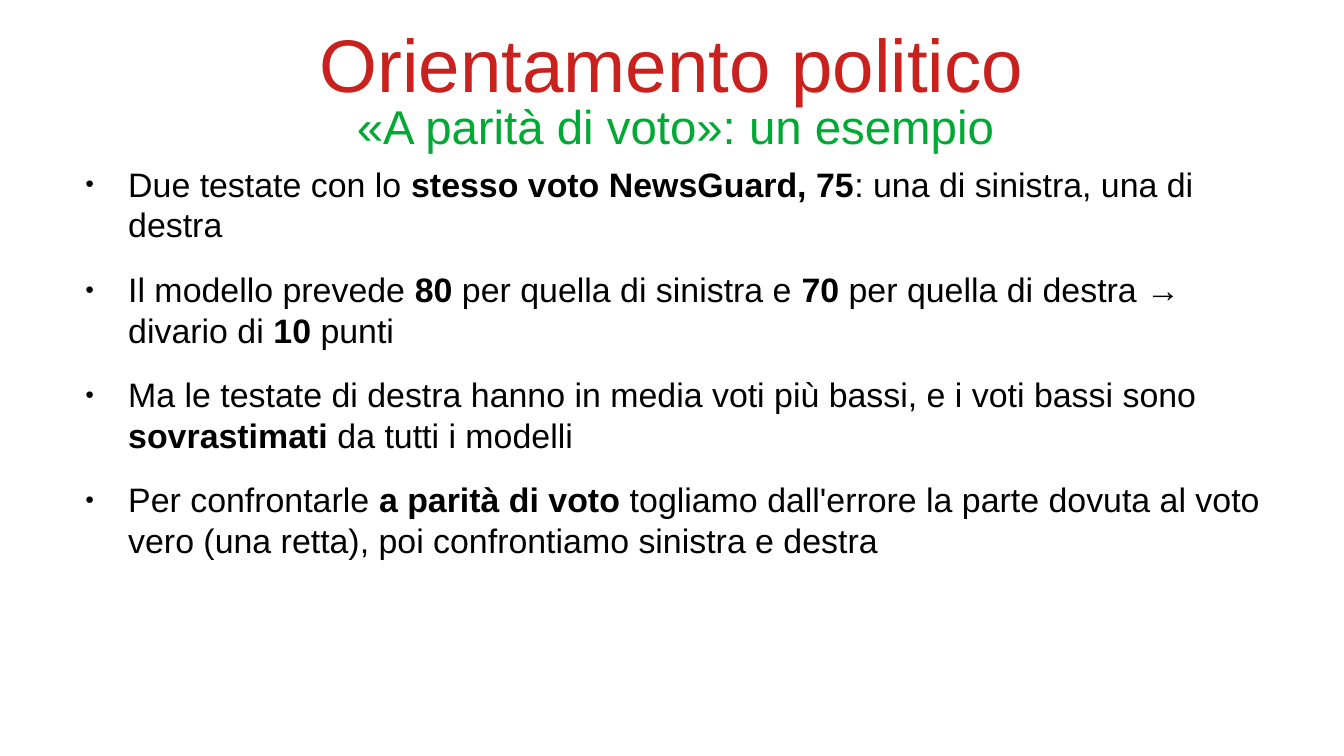
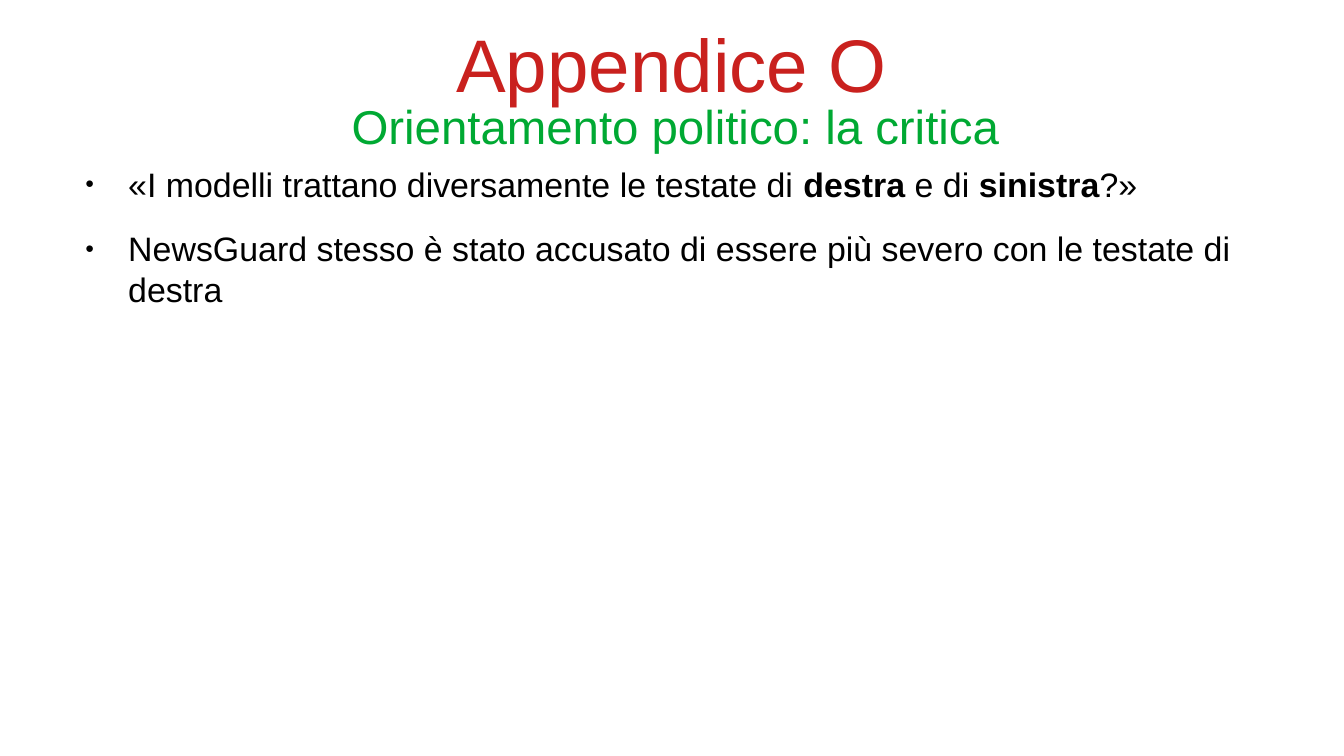
Before and after one commit to bianchi-john/PublisherClassification, a slide deck: slide 52 of Presentazioni/Paper rivista/PaperRivista.odp (slide 21 before the commit). Drawn at 1344x756 pixels with LibreOffice and Linux fonts; fonts in the diff are those of the drawing. Boxes give left, top, right and bottom in pixels: in the first picture for what was removed or moved away, otherwise in the second. Text is boxed around its words. In the diff, an @@ line names an element or a change of style, - is before the commit and + after.

```diff
--- a/Presentazioni/Paper rivista/PaperRivista.odp
+++ b/Presentazioni/Paper rivista/PaperRivista.odp
@@ title added at bbox=[456, 38, 887, 106], 44 pt, text #C9211E @@
+Appendice O
@@ title at bbox=[352, 107, 999, 154]: text changed; size 44 to 28 pt; text colour #C9211E to #00A933 @@
-Orientamento politico
+Orientamento politico: la critica
@@ title removed at bbox=[357, 107, 994, 154] @@
-«A parità di voto»: un esempio
@@ text at bbox=[128, 172, 1230, 303]: text changed @@
-● Due testate con lo stesso voto NewsGuard, 75: una di sinistra, una di destra
-● Il modello prevede 80 per quella di sinistra e 70 per quella di destra → divario di 10 punti
-● Ma le testate di destra hanno in media voti più bassi, e i voti bassi sono sovrastimati da tutti i modelli
-● Per confrontarle a parità di voto togliamo dall'errore la parte dovuta al voto vero (una retta), poi confrontiamo sinistra e destra
+● «I modelli trattano diversamente le testate di destra e di sinistra?»
+● NewsGuard stesso è stato accusato di essere più severo con le testate di destra
```
Also in this commit, not shown: 13 other slides changed, 4 slides added, 6 slides removed, 29 other files.
